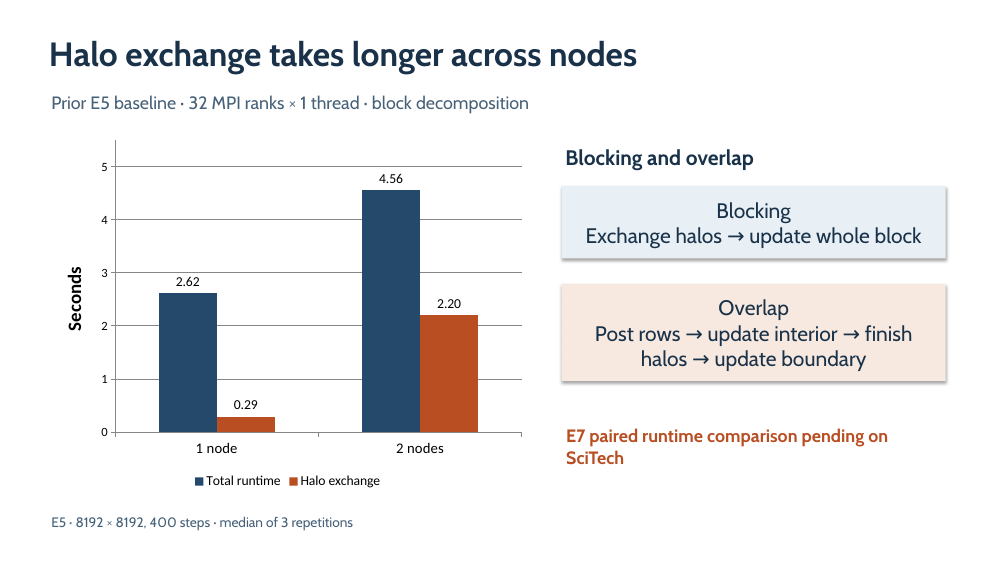
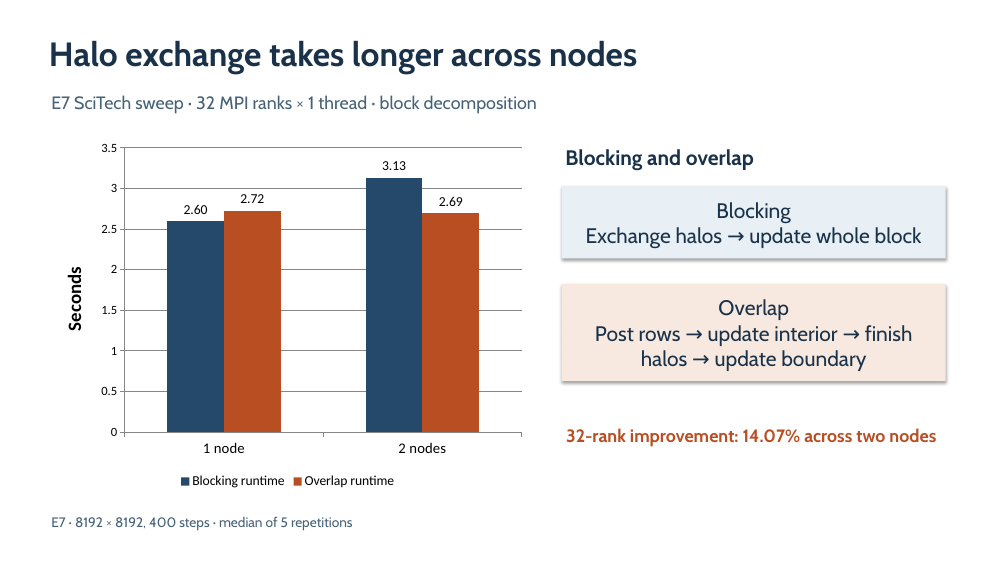
Before and after one commit to sanadhamadd/firefront-hpc, a slide deck: slide 1 of docs/e7-e9-slide-4.pptx. Drawn at 1008x567 pixels with LibreOffice and Linux fonts; fonts in the diff are those of the drawing. Boxes give left, top, right and bottom in pixels: in the first picture for what was removed or moved away, otherwise in the second. Text is boxed around its words. In the diff, an @@ line names an element or a change of style, - is before the commit and + after.

```diff
--- a/docs/e7-e9-slide-4.pptx
+++ b/docs/e7-e9-slide-4.pptx
@@ text at (51, 95, 537, 114): text changed @@
-Prior E5 baseline · 32 MPI ranks × 1 thread · block decomposition
+E7 SciTech sweep · 32 MPI ranks × 1 thread · block decomposition
@@ column chart at (44, 133, 532, 493) @@
-Total runtime: 2.62, 4.56
+Blocking runtime: 2.6, 3.13
-Halo exchange: 0.29, 2.2
+Overlap runtime: 2.72, 2.69
@@ value axis changed @@
@@ text at (566, 428, 936, 447): text changed @@
-E7 paired runtime comparison pending on SciTech
+32-rank improvement: 14.07% across two nodes
@@ text at (51, 517, 352, 531): text changed @@
-E5 · 8192 × 8192, 400 steps · median of 3 repetitions
+E7 · 8192 × 8192, 400 steps · median of 5 repetitions
```
Also in this commit, not shown: 9 other files.
